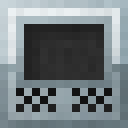
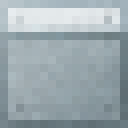
Layers edited between the first and the second 128 x 128 image:
hid group "Machine Details" (128 layers) over [8, 8, 120, 88]
hid group "Lamps" (16 layers) over [8, 16, 120, 112]
hid "Rivets - Extra" over [16, 80, 112, 88]
showed "Generator Side" over [0, 0, 128, 112]
hid "Side" over [0, 0, 128, 112]
